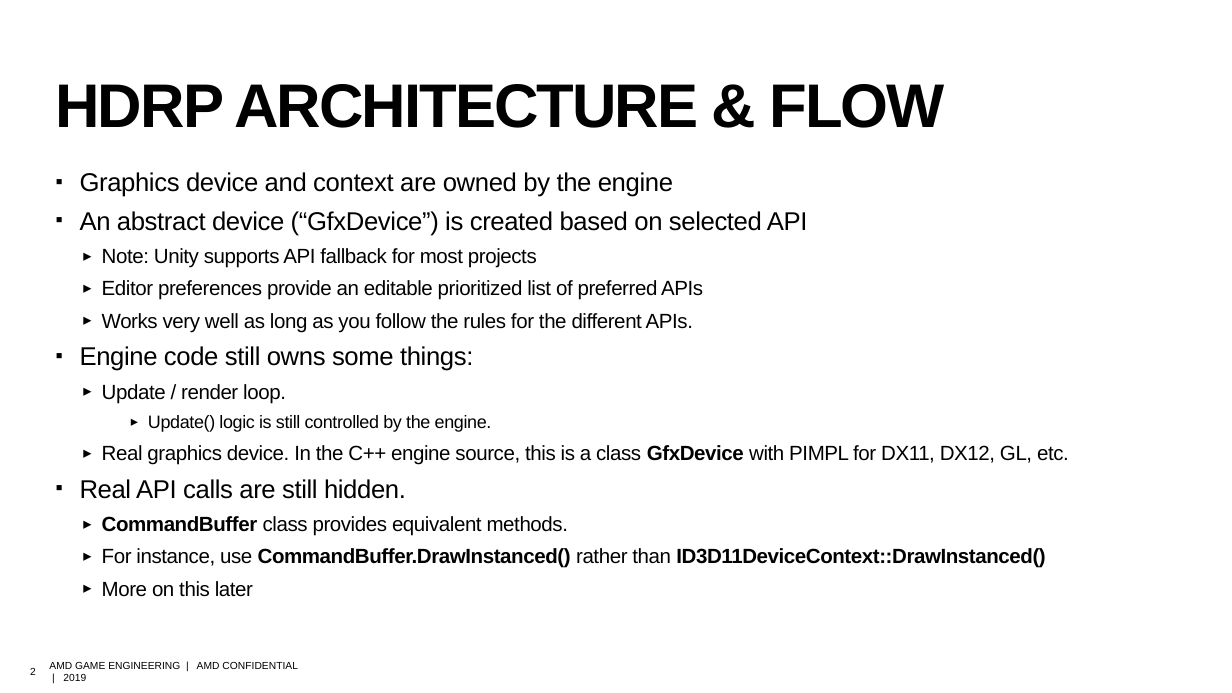
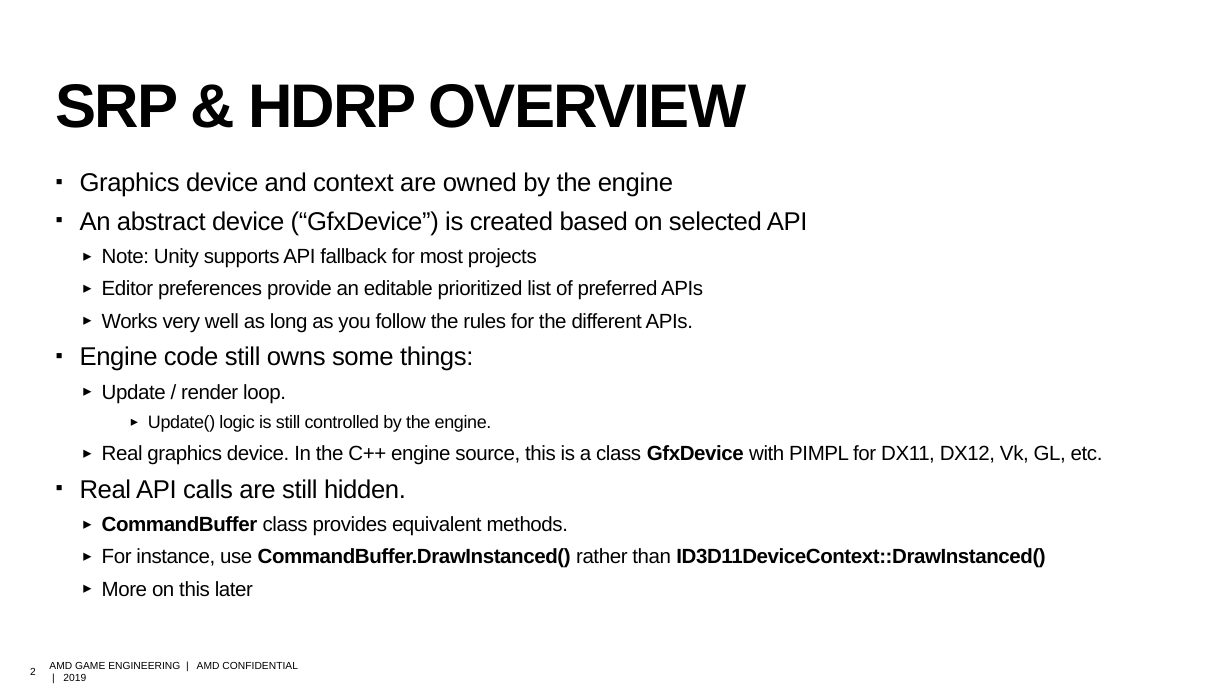
Before and after one commit to david-lively/CustomSRP, a slide deck: slide 2 of HDRP.pptx. Drawn at 1232x693 pixels with LibreOffice and Linux fonts; fonts in the diff are those of the drawing; background and template pictures are left out. Boxes give left, top, right and bottom in pixels: in the first picture for what was removed or moved away, otherwise in the second. Text is boxed around its words. In the diff, an @@ line names an element or a change of style, - is before the commit and + after.

```diff
--- a/HDRP.pptx
+++ b/HDRP.pptx
@@ title at bbox=[55, 84, 746, 128]: text changed @@
-HDRP ARCHITECTURE & FLOW
+SRP & HDRP OVERVIEW
@@ text at bbox=[102, 445, 1103, 465]: text changed @@
-  ▸ Real graphics device. In the C++ engine source, this is a class GfxDevice with PIMPL for DX11, DX12, GL, etc.
+  ▸ Real graphics device. In the C++ engine source, this is a class GfxDevice with PIMPL for DX11, DX12, Vk, GL, etc.
```
Also in this commit, not shown: 5 other slides changed, 4 slides added, 2 other files.
